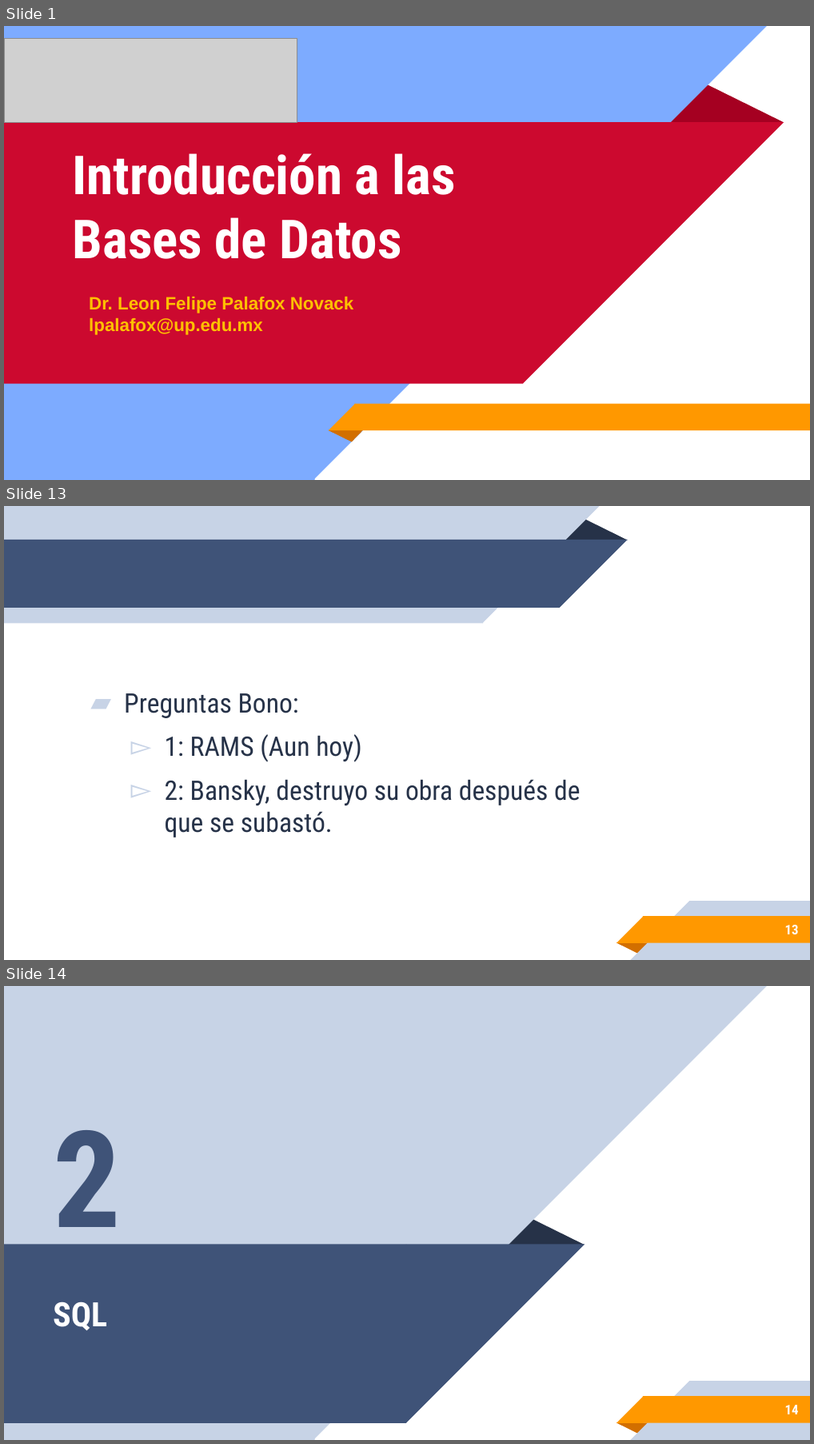
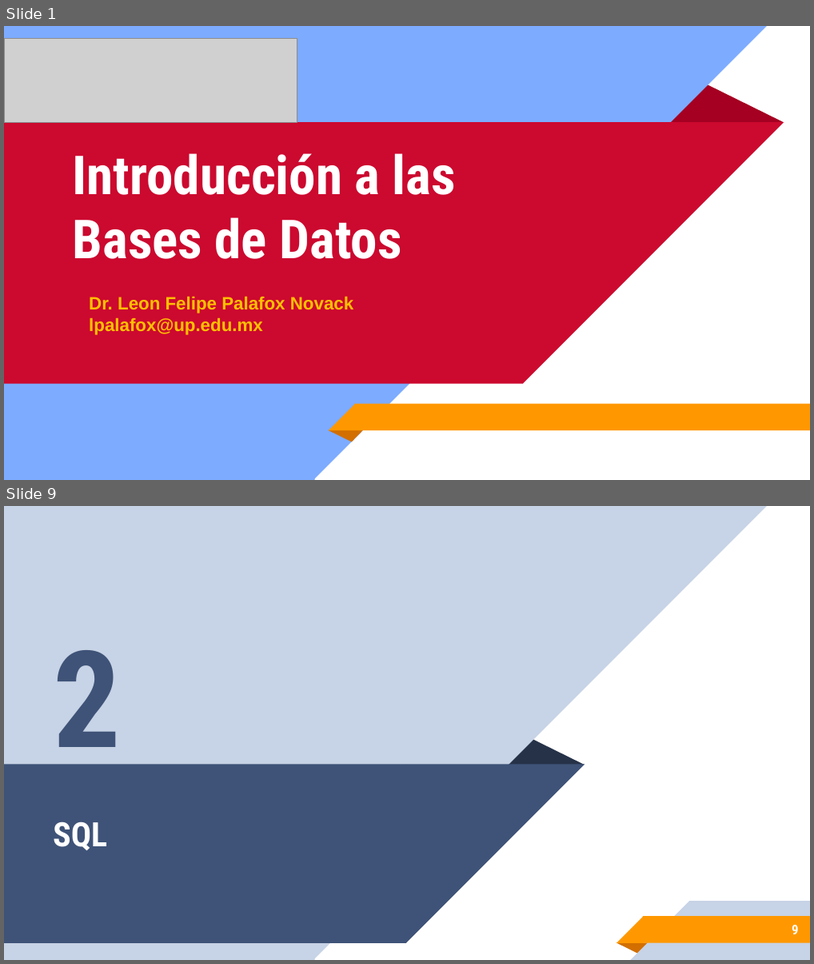
Before and after one commit to leonpalafox/dbclase, a slide deck: Slides/Clase_14_2018.pptx. Shown one above the other, each under a label of ours: slides 1, 13 and 14 before the commit, slides 1 and 9 after it; the slides between them are not shown. The pictures are 814x1444 and 814x964 pixels, drawn with LibreOffice and Linux fonts; fonts in the diff are those of the drawing; grey boxes stand for pictures; background and template pictures are left out. Boxes give left, top, right and bottom in pixels: in the first picture for what was removed or moved away, otherwise in the second. Text is boxed around its words. In the diff, an @@ line names an element or a change of style, - is before the commit and + after.

```diff
--- a/Slides/Clase_14_2018.pptx
+++ b/Slides/Clase_14_2018.pptx
@@ slide 13 removed at (x1=4, y1=506, x2=810, y2=960), background #FFFFFF; not listed: 5 template elements that a slide beside it also shows @@
@@ group removed at (x1=4, y1=506, x2=627, y2=623): 2 rectangles, 2 right triangles, 1 triangle @@
@@ text removed at (x1=124, y1=693, x2=580, y2=837) @@
-▰ Preguntas Bono:
-  ▻ 1: RAMS (Aun hoy)
-  ▻ 2: Bansky, destruyo su obra después de que se subastó.
@@ page number removed at (x1=786, y1=924, x2=799, y2=934) @@
-13
@@ what was slide 14 is now slide 9 @@
@@ page number at (x1=792, y1=924, x2=798, y2=934): text changed @@
-14
+9
```
Also in this commit, not shown: 1 slide changed, 7 slides added, 17 other slides removed, 3 other files.
